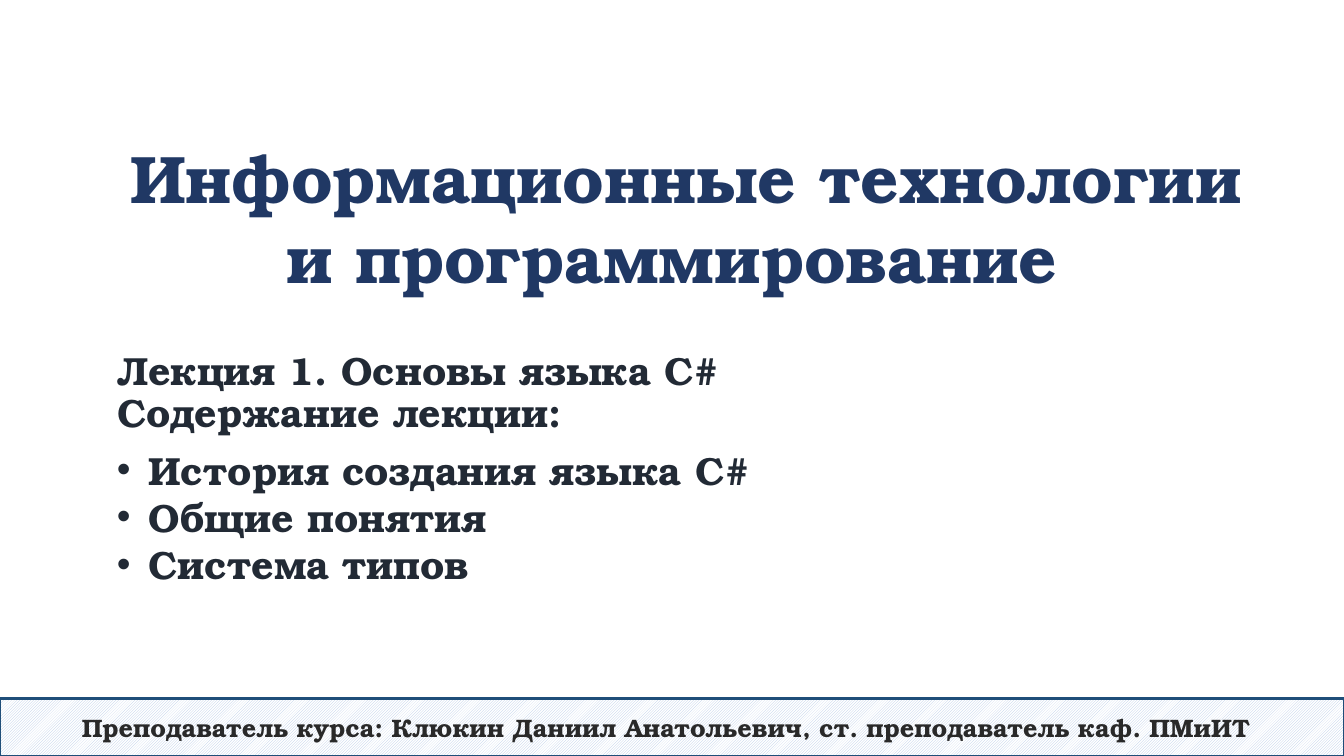
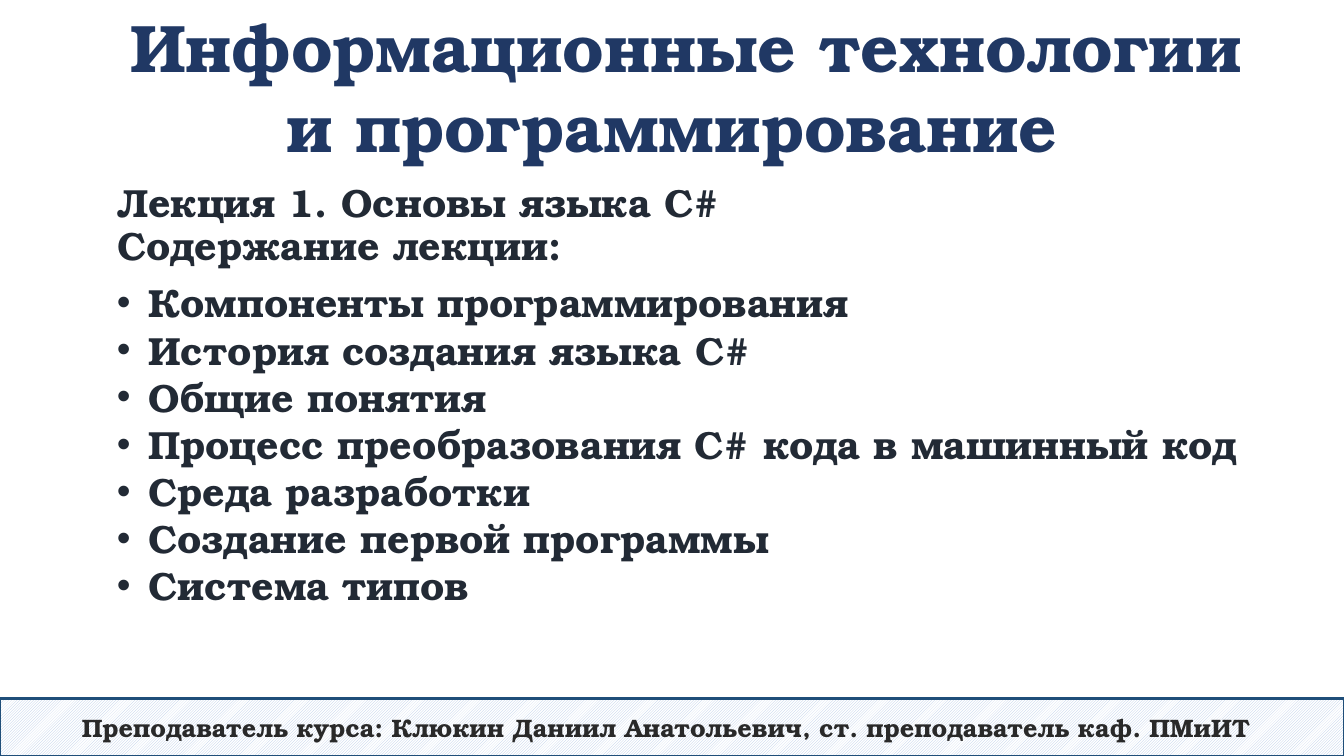
Before and after one commit to DaniilKlyukin/ITiP-1, a slide deck: slide 1 of Лекции/ИТиП 1 лек 1.pptx. Drawn at 1344x756 pixels with LibreOffice and Linux fonts; fonts in the diff are those of the drawing. Boxes give left, top, right and bottom in pixels: in the first picture for what was removed or moved away, otherwise in the second. Text is boxed around its words. In the diff, an @@ line names an element or a change of style, - is before the commit and + after.

```diff
--- a/Лекции/ИТиП 1 лек 1.pptx
+++ b/Лекции/ИТиП 1 лек 1.pptx
@@ text "Информационные технологии и программирование": place and size @@
-text "Информационные технологии и программирование" at bbox=[130, 154, 1241, 298]
+text "Информационные технологии и программирование" at bbox=[130, 23, 1241, 167]
@@ title "Лекция 1. Основы языка C# ...": place and size @@
-title "Лекция 1. Основы языка C# ..." at bbox=[117, 357, 720, 436]
+title "Лекция 1. Основы языка C# ..." at bbox=[117, 189, 720, 269]
@@ text "Компоненты программирования": place and size @@
-text "Компоненты программирования" at bbox=[148, 458, 750, 580]
+text "Компоненты программирования" at bbox=[148, 289, 1237, 601]
@@ text at bbox=[148, 289, 848, 326]: paragraph added @@
+• Компоненты программирования
@@ text at bbox=[148, 429, 1237, 562]: paragraphs added @@
+• Процесс преобразования C# кода в машинный код
+• Среда разработки
+• Создание первой программы
```
Also in this commit, not shown: 2 other slides changed, 5 other files.
